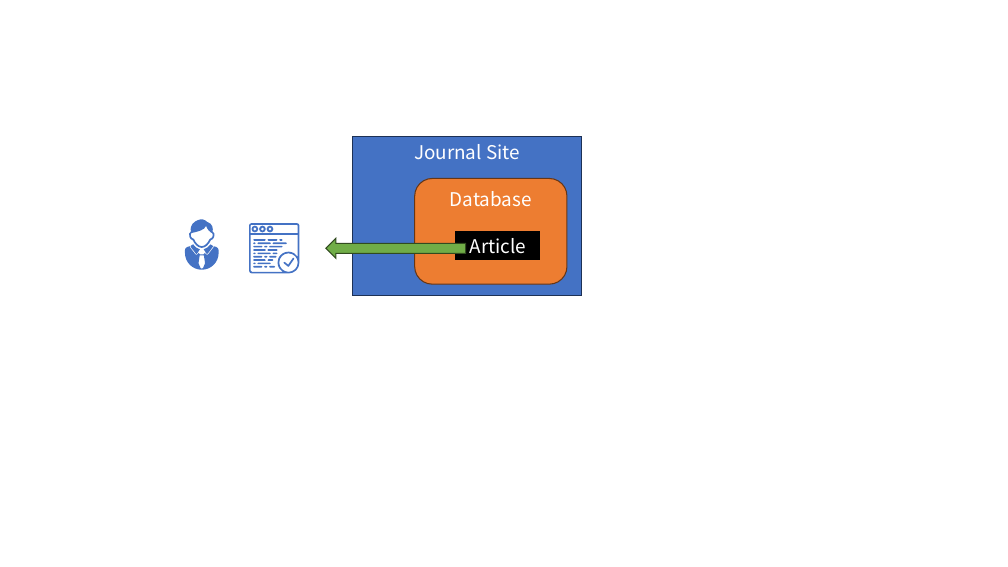
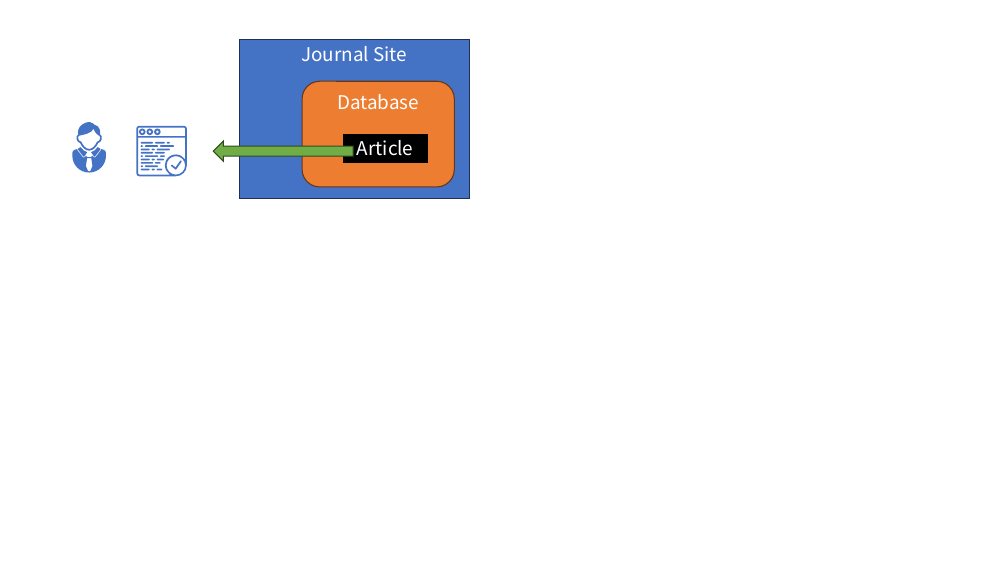
Before and after one commit to thales-casia/journal-dao, a slide deck: slide 2 of docs/fig.pptx. Drawn at 1008x567 pixels with LibreOffice and Linux fonts; fonts in the diff are those of the drawing. Boxes give left, top, right and bottom in pixels: in the first picture for what was removed or moved away, otherwise in the second. Text is boxed around its words. In the diff, an @@ line names an element or a change of style, - is before the commit and + after.

```diff
--- a/docs/fig.pptx
+++ b/docs/fig.pptx
@@ rectangle "Journal Site": place and size @@
-rectangle "Journal Site" at box(352, 137, 582, 296)
+rectangle "Journal Site" at box(240, 39, 470, 198)
@@ freeform shape: place and size @@
-freeform shape at box(185, 219, 219, 270)
+freeform shape at box(73, 123, 107, 173)
@@ 1 rounded rectangle, 1 rectangle, 1 freeform shape, 1 right arrow: place and size @@
-1 rounded rectangle, 1 rectangle, 1 freeform shape, 1 right arrow at box(249, 178, 567, 284)
+1 rounded rectangle, 1 rectangle, 1 freeform shape, 1 right arrow at box(136, 81, 454, 187)
```
Also in this commit, not shown: 1 other slide changed, 1 slide added, 3 other files.
